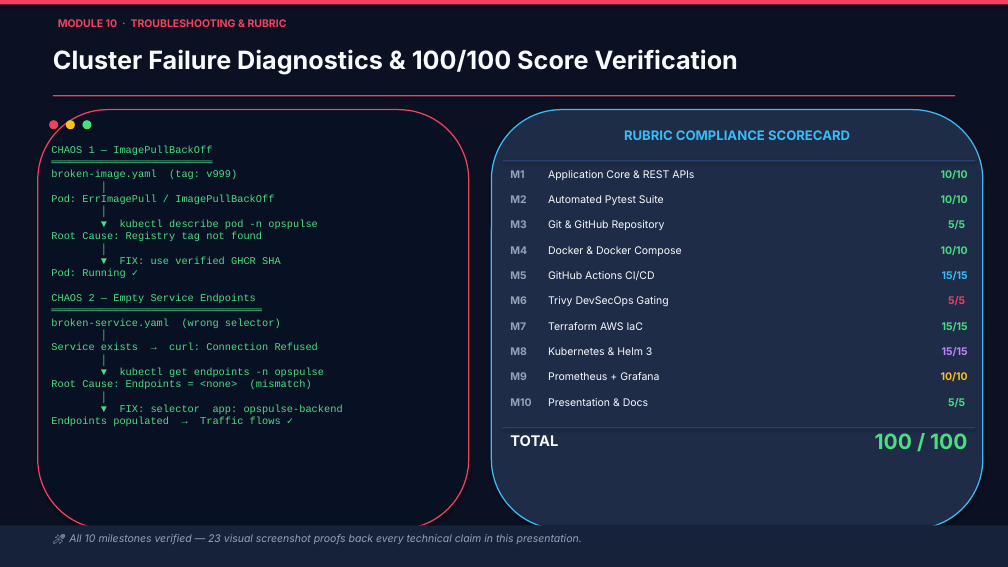
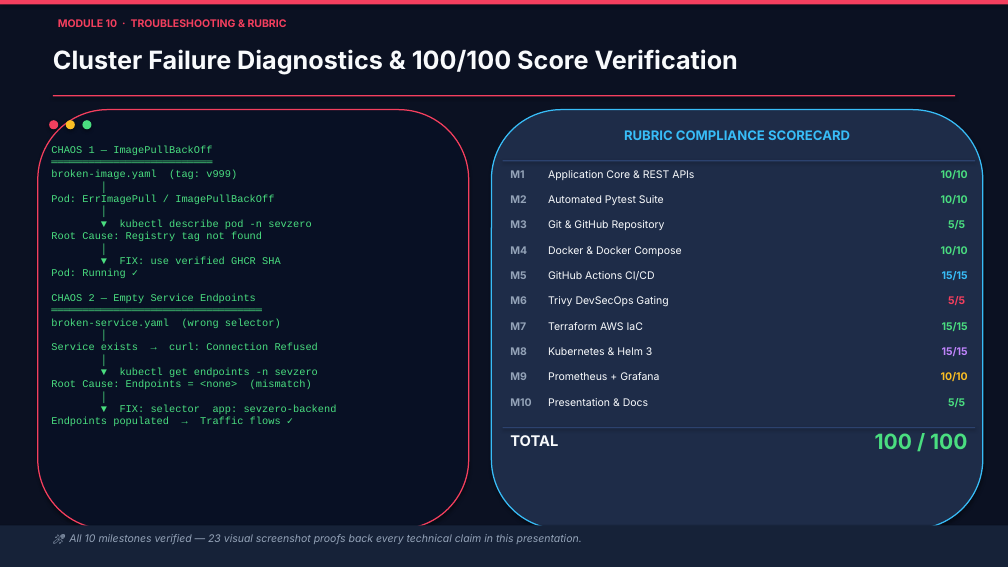
Before and after one commit to SathwikPerla/Final-DevOps-Project-Troubleshooting, a slide deck: slide 10 of demo/SevZero_Capstone_Presentation_v2.pptx. Drawn at 1008x567 pixels with LibreOffice and Linux fonts; fonts in the diff are those of the drawing. Boxes give left, top, right and bottom in pixels: in the first picture for what was removed or moved away, otherwise in the second. Text is boxed around its words. In the diff, an @@ line names an element or a change of style, - is before the commit and + after.

```diff
--- a/demo/SevZero_Capstone_Presentation_v2.pptx
+++ b/demo/SevZero_Capstone_Presentation_v2.pptx
@@ text at (51,146,337,426): text changed @@
-CHAOS 1 — ImagePullBackOff
-══════════════════════════
-broken-image.yaml (tag: v999)
-│
-Pod: ErrImagePull / ImagePullBackOff
-│
-▼ kubectl describe pod -n opspulse
-Root Cause: Registry tag not found
-│
-▼ FIX: use verified GHCR SHA
-Pod: Running ✓
-CHAOS 2 — Empty Service Endpoints
-══════════════════════════════════
-broken-service.yaml (wrong selector)
-│
-Service exists → curl: Connection Refused
-│
-▼ kubectl get endpoints -n opspulse
-Root Cause: Endpoints = <none> (mismatch)
-│
-▼ FIX: selector app: opspulse-backend
-Endpoints populated → Traffic flows ✓
+CHAOS 1 — ImagePullBackOff
+══════════════════════════
+broken-image.yaml (tag: v999)
+│
+Pod: ErrImagePull / ImagePullBackOff
+│
+▼ kubectl describe pod -n sevzero
+Root Cause: Registry tag not found
+│
+▼ FIX: use verified GHCR SHA
+Pod: Running ✓
+CHAOS 2 — Empty Service Endpoints
+══════════════════════════════════
+broken-service.yaml (wrong selector)
+│
+Service exists → curl: Connection Refused
+│
+▼ kubectl get endpoints -n sevzero
+Root Cause: Endpoints = <none> (mismatch)
+│
+▼ FIX: selector app: sevzero-backend
+Endpoints populated → Traffic flows ✓
```
Also in this commit, not shown: 4 other slides changed, 55 other files.
